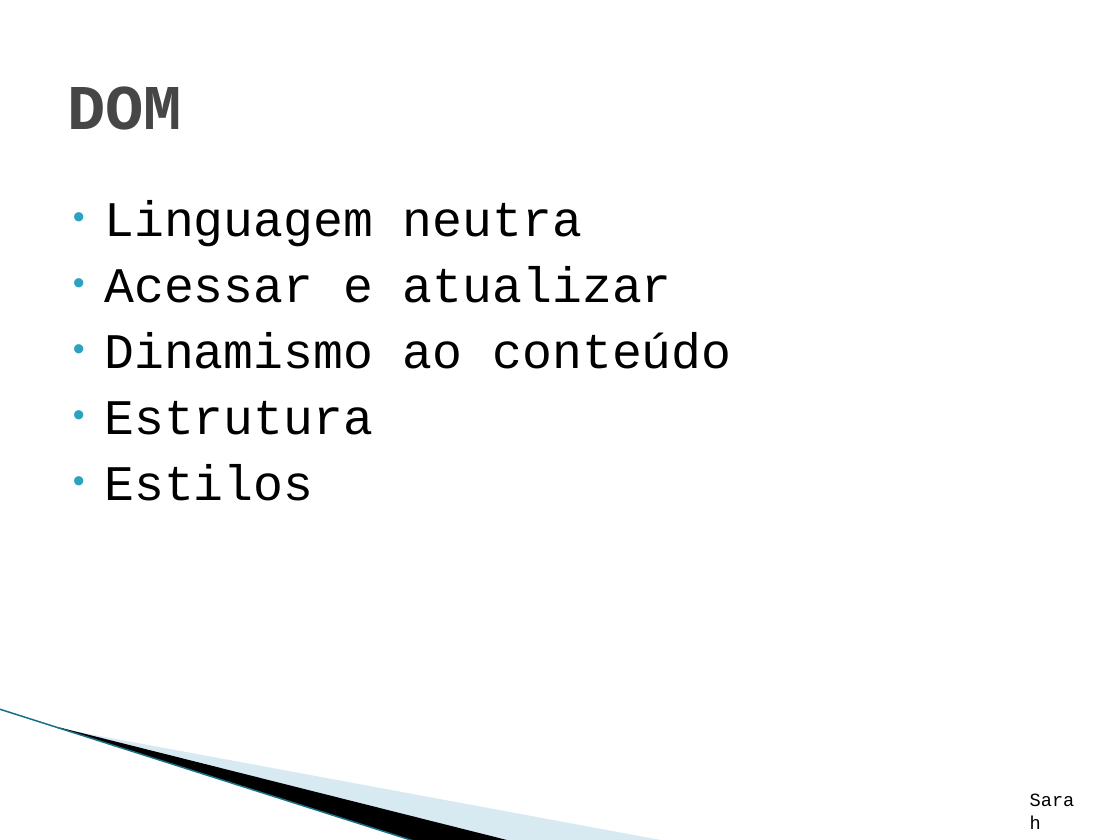
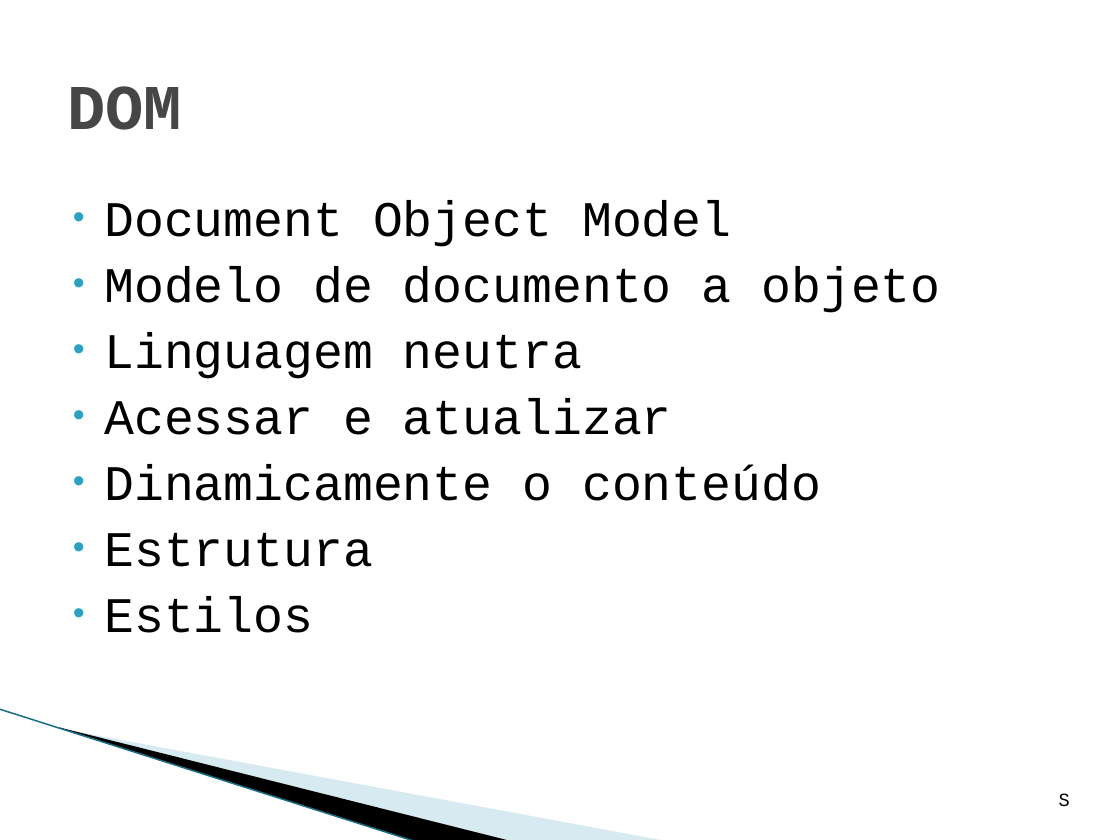
Before and after one commit to WeslleySanto/UNIP-CC, a slide deck: slide 7 of TCC/apresentação-tcc.pptx. Drawn at 1120x840 pixels with LibreOffice and Linux fonts; fonts in the diff are those of the drawing; background and template pictures are left out. Boxes give left, top, right and bottom in pixels: in the first picture for what was removed or moved away, otherwise in the second. Text is boxed around its words. In the diff, an @@ line names an element or a change of style, - is before the commit and + after.

```diff
--- a/TCC/apresentação-tcc.pptx
+++ b/TCC/apresentação-tcc.pptx
@@ text at (104,200,940,313): paragraphs added @@
+• Document Object Model
+• Modelo de documento a objeto
@@ text at (104,464,821,501): text changed @@
-• Dinamismo ao conteúdo
+• Dinamicamente o conteúdo
@@ text at (1059,793,1070,807): text changed @@
-Sarah
+S
```
Also in this commit, not shown: 21 other slides changed, 1 slide added.
